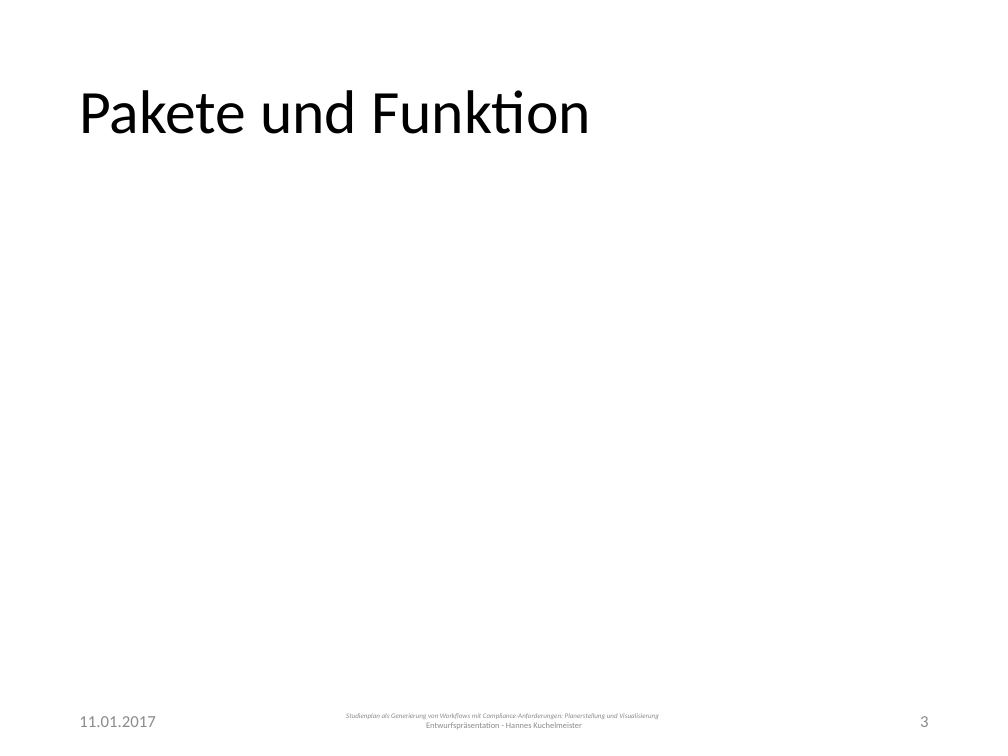
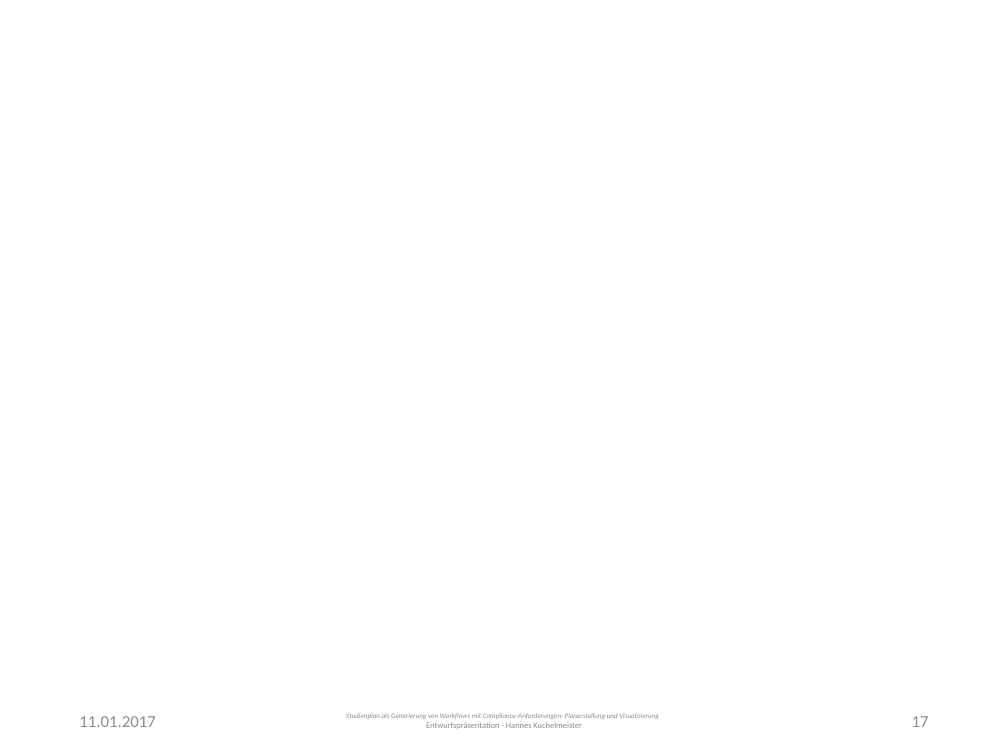
Before and after one commit to PSE-WS1617-IPD-Workflow/PSE_WS1617_IPD_Boehm_Studienplan, a slide deck: slide 17 of Entwurf/Presentation.pptx (slide 3 before the commit). Drawn at 1008x756 pixels with LibreOffice and Linux fonts; fonts in the diff are those of the drawing. Boxes give left, top, right and bottom in pixels: in the first picture for what was removed or moved away, otherwise in the second. Text is boxed around its words. In the diff, an @@ line names an element or a change of style, - is before the commit and + after.

```diff
--- a/Entwurf/Presentation.pptx
+++ b/Entwurf/Presentation.pptx
@@ title removed at (79, 90, 591, 134) @@
-Pakete und Funktion
@@ page number at (912, 716, 929, 727): text changed @@
-3
+17
```
Also in this commit, not shown: 10 other slides changed, 5 slides added.
